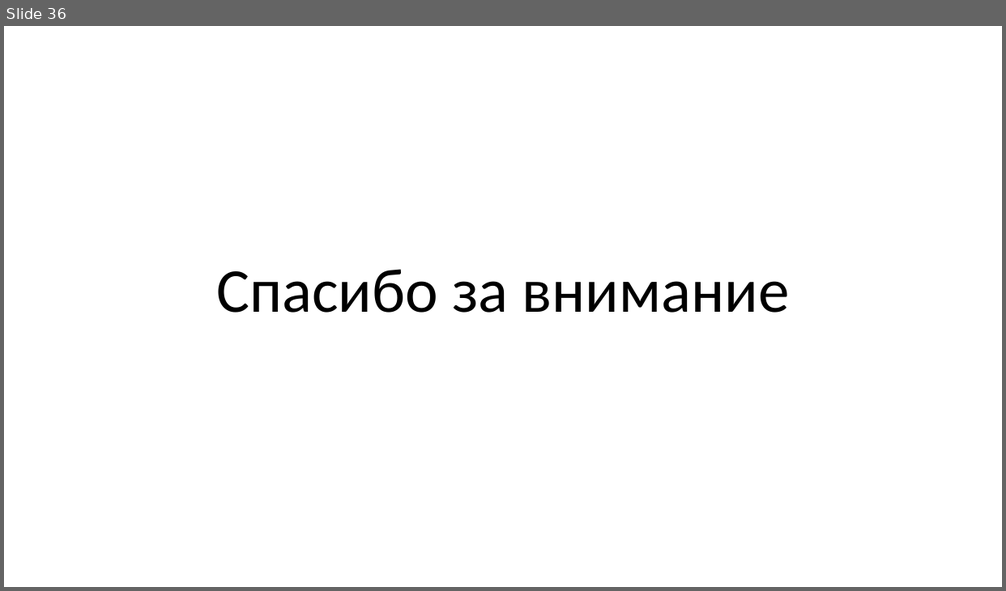
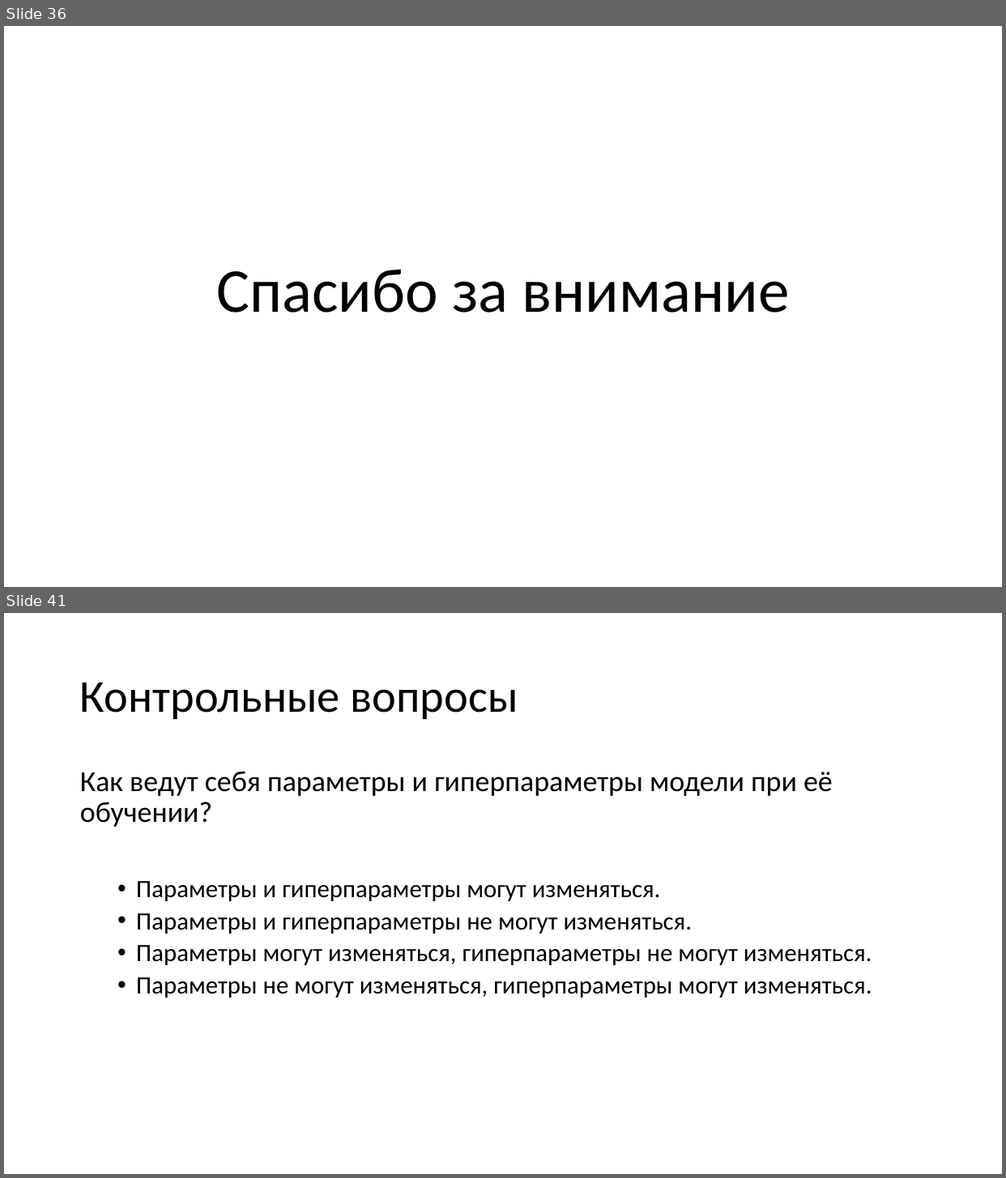
Before and after one commit to mosalov/AI_main_lectures, a slide deck: Лекция 1 09_09_2020.pptx. Shown one above the other, each under a label of ours: slide 36 before the commit, slides 36 and 41 after it; the slides between them are not shown. The pictures are 1006x591 and 1006x1178 pixels, drawn with LibreOffice and Linux fonts; fonts in the diff are those of the drawing. Boxes give left, top, right and bottom in pixels: in the first picture for what was removed or moved away, otherwise in the second. Text is boxed around its words. In the diff, an @@ line names an element or a change of style, - is before the commit and + after.

```diff
--- a/Лекция 1 09_09_2020.pptx
+++ b/Лекция 1 09_09_2020.pptx
@@ slide 41 added at [4, 613, 1002, 1174], background #FFFFFF @@
@@ title added at [80, 682, 518, 719], 44 pt, text #000000 @@
+Контрольные вопросы
@@ text added at [80, 771, 872, 998], 24 pt, text #000000 @@
+Как ведут себя параметры и гиперпараметры модели при её обучении?
+  • Параметры и гиперпараметры могут изменяться.
+  • Параметры и гиперпараметры не могут изменяться.
+  • Параметры могут изменяться, гиперпараметры не могут изменяться.
+  • Параметры не могут изменяться, гиперпараметры могут изменяться.
```
Also in this commit, not shown: 8 other slides added, 3 other files.
